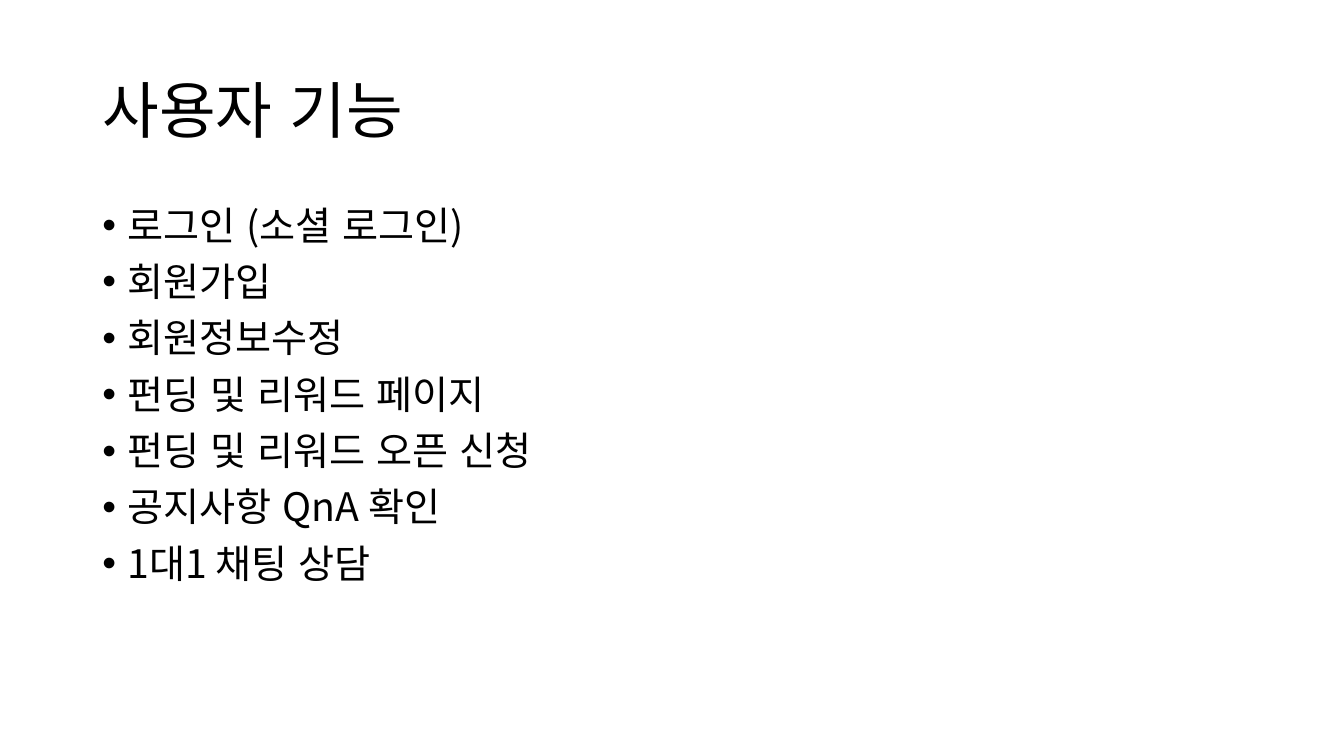
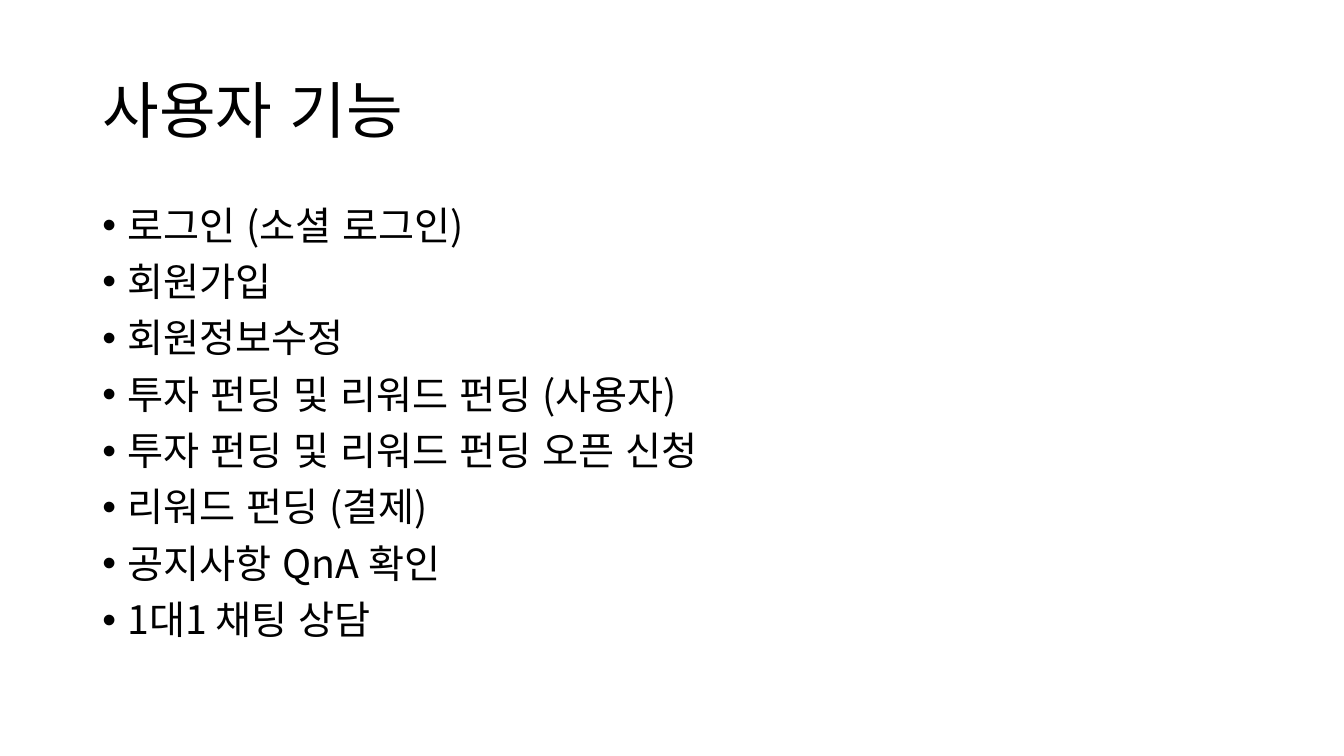
Before and after one commit to ezenteam2/EzenCrowdFunding, a slide deck: slide 2 of 기능 정리/project03 - 기능 정리 - 기범.pptx. Drawn at 1344x756 pixels with LibreOffice and Linux fonts; fonts in the diff are those of the drawing. Boxes give left, top, right and bottom in pixels: in the first picture for what was removed or moved away, otherwise in the second. Text is boxed around its words. In the diff, an @@ line names an element or a change of style, - is before the commit and + after.

Commit message:
기능정리

```diff
--- a/기능 정리/project03 - 기능 정리 - 기범.pptx
+++ b/기능 정리/project03 - 기능 정리 - 기범.pptx
@@ text at [128,376,697,529]: text changed @@
-• 펀딩 및 리워드 페이지
-• 펀딩 및 리워드 오픈 신청
+• 투자 펀딩 및 리워드 펀딩 (사용자)
+• 투자 펀딩 및 리워드 펀딩 오픈 신청
+• 리워드 펀딩 (결제)
```
Also in this commit, not shown: 2 other slides changed.
